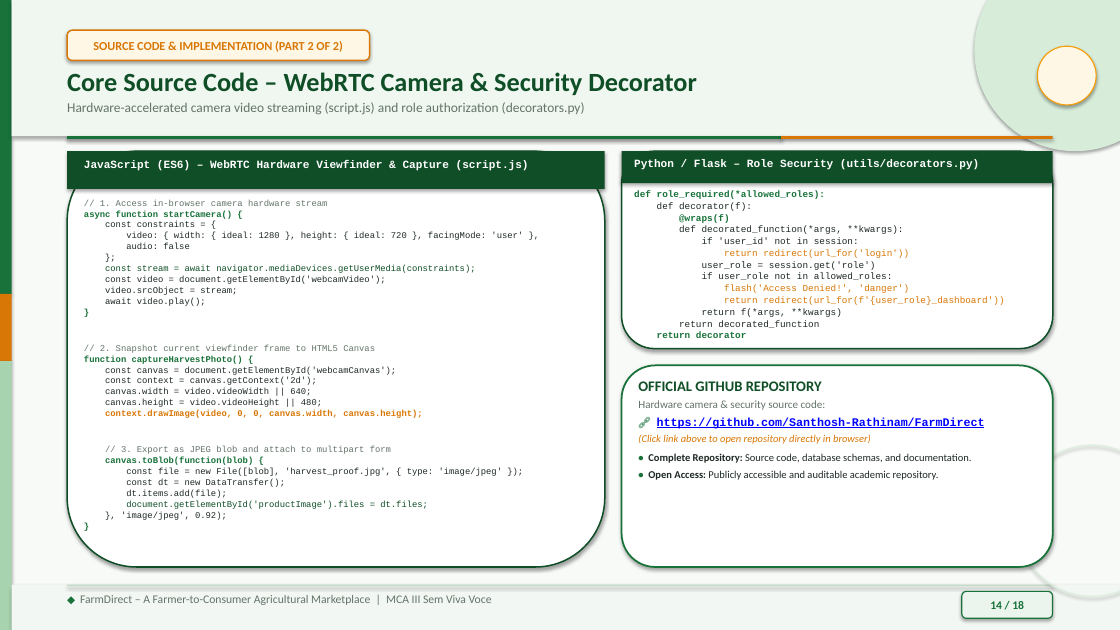
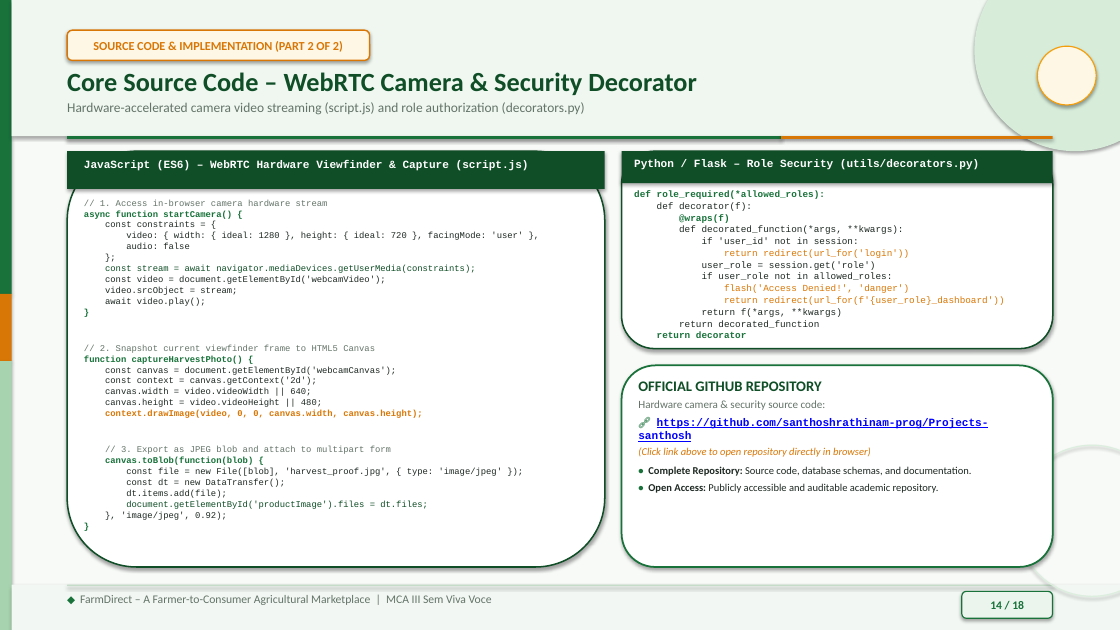
Before and after one commit to santhoshrathinam-prog/Projects-santhosh, a slide deck: slide 14 of FarmDirect_Mini_Project_Viva_Voce.pptx. Drawn at 1120x630 pixels with LibreOffice and Linux fonts; fonts in the diff are those of the drawing. Boxes give left, top, right and bottom in pixels: in the first picture for what was removed or moved away, otherwise in the second. Text is boxed around its words. In the diff, an @@ line names an element or a change of style, - is before the commit and + after.

```diff
--- a/FarmDirect_Mini_Project_Viva_Voce.pptx
+++ b/FarmDirect_Mini_Project_Viva_Voce.pptx
@@ text at <box>638,418,989,442</box>: text changed; size 10 to 9.5 pt @@
-🔗 https://github.com/Santhosh-Rathinam/FarmDirect
+🔗 https://github.com/santhoshrathinam-prog/Projects-santhosh
```
Also in this commit, not shown: 1 other slide changed.
